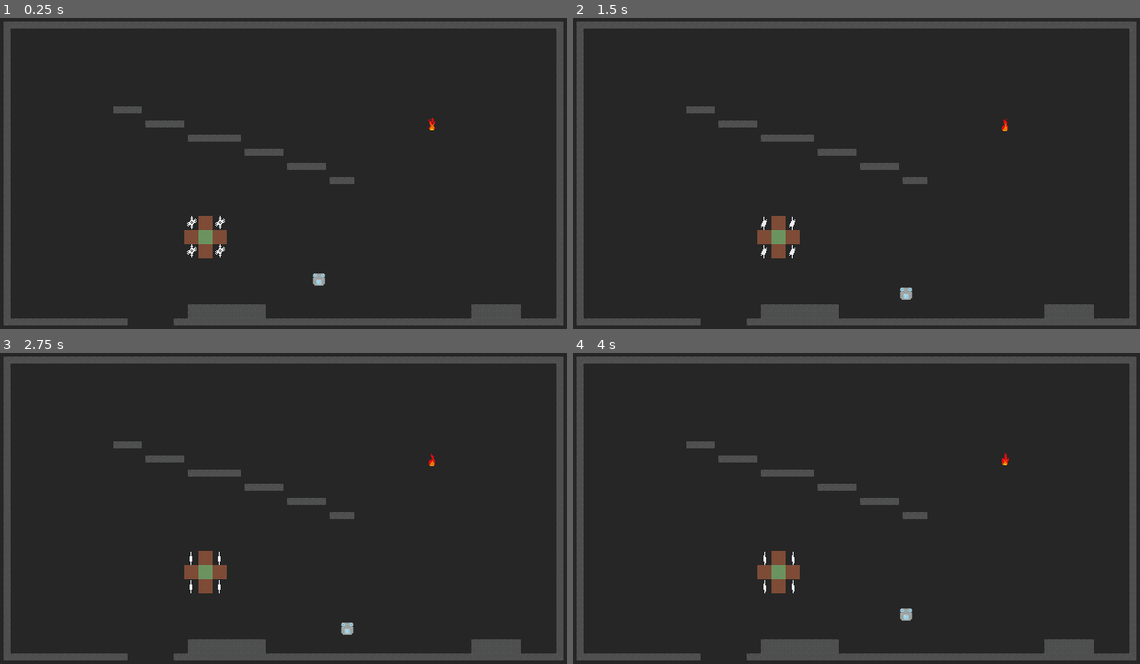
Above: before the commit, frames 1-4 (two rows, left to right).
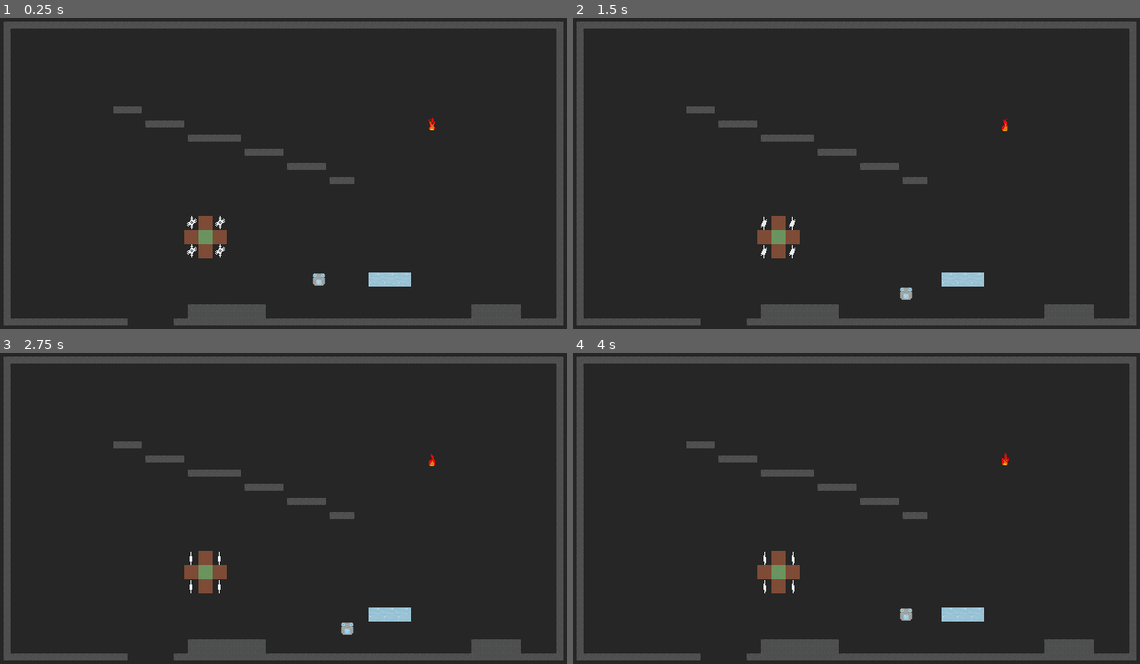
Above: after the commit, the same moments.

Repository: PhotonChaos/TemperatureBalance
Game: Godot game, scene res://main.tscn
The game is run twice, just before and just after one commit, with the same random seed, the same clock (stepped at 60 frames per second) and the same inputs.
Inputs:
- Up to frame 1 (0.25 s): no input
- Up to frame 2 (1.5 s): hold Right (move_right) 0.53-1.28 s; hold Down (move_down) from 1.28 s (still down)
- Up to frame 3 (2.75 s): release Down (move_down) at 2.03 s; hold Right (move_right) from 2.03 s (still down)
- Up to frame 4 (4 s): release Right (move_right) at 2.78 s; hold Up (move_up) 2.78-3.53 s; hold Left (move_left) from 3.53 s (still down)

The runs differ from the first frame. In frame 1, 0.3% of the frame differs, in the area x 65-73%, y 81-87%; in frame 2, 0.3%; in frame 3, 0.3%; in frame 4, 0.3%.

Commit message:
Added animated water tile to tileset, and to tile type enum

Diff:
--- a/Level.tscn
+++ b/Level.tscn
@@ -8,6 +8,7 @@
 [ext_resource type="TileSet" uid="uid://bmn3sy6b1w8dl" path="res://textures/level_player_tiles.tres" id="6_i544d"]
 [ext_resource type="Texture2D" uid="uid://bv1udgve7mtgl" path="res://textures/Flame-Sheet.png" id="7_xsd87"]
 [ext_resource type="Texture2D" uid="uid://bixwkbeij6sig" path="res://textures/Snowflake-Sheet.png" id="8_3e0fx"]
+[ext_resource type="Texture2D" uid="uid://c01k88snuy7p4" path="res://textures/Water-Sheet.png" id="9_sy8e0"]
 [ext_resource type="Texture2D" uid="uid://c640en3hfl6lm" path="res://textures/Tilesheet.png" id="10_3pwwc"]
 
 [sub_resource type="TileSetAtlasSource" id="TileSetAtlasSource_jp5p3"]
@@ -386,6 +387,7 @@
 0:0/0 = 0
 
 [sub_resource type="TileSetAtlasSource" id="TileSetAtlasSource_kwn1m"]
+resource_name = "Snowflake"
 texture = ExtResource("8_3e0fx")
 0:0/animation_columns = 11
 0:0/animation_frame_0/duration = 0.1
@@ -401,6 +403,13 @@
 0:0/animation_frame_10/duration = 0.1
 0:0/0 = 0
 
+[sub_resource type="TileSetAtlasSource" id="TileSetAtlasSource_hmml8"]
+resource_name = "Water"
+texture = ExtResource("9_sy8e0")
+0:0/animation_frame_0/duration = 0.5
+0:0/animation_frame_1/duration = 0.5
+0:0/0 = 0
+
 [sub_resource type="TileSet" id="TileSet_u78y0"]
 terrain_set_0/mode = 0
 terrain_set_0/terrain_0/name = "Walls"
@@ -411,13 +420,14 @@
 sources/4 = SubResource("TileSetAtlasSource_cxcdx")
 sources/5 = SubResource("TileSetAtlasSource_kwn1m")
 sources/0 = SubResource("TileSetAtlasSource_jp5p3")
+sources/6 = SubResource("TileSetAtlasSource_hmml8")
 
 [node name="Level" type="Node2D"]
 script = ExtResource("1_d7yu2")
 player_template = ExtResource("2_k4dkn")
 
 [node name="LevelLayer" type="TileMapLayer" parent="."]
-tile_map_data = PackedByteArray("AAAAAAAAAAAAAAEAAAAAAAEAAAA …(2400 unchanged characters)… AAAAAAAAPABAABQAAAAAAAAAeAAcABAAAAAAAAAA=")
+tile_map_data = PackedByteArray("AAAAAAAAAAAAAAEAAAAAAAEAAAA …(2400 unchanged characters)… AAAAAAAAPABAABQAAAAAAAAAeAAcABAAAAAAAAAAaABIABgAAAAAAAAAbABIABgAAAAAAAAAcABIABgAAAAAAAAA=")
 tile_set = SubResource("TileSet_u78y0")
 collision_enabled = false
 
--- a/scripts/level.gd
+++ b/scripts/level.gd
@@ -24,7 +24,8 @@
 	GRASS,
 	ICE,
 	FIRE,
-	SNOWFLAKE
+	SNOWFLAKE,
+	WATER
 }
 
 ## Helper Methods
Not shown: 1 places in Level.tscn that only renumber resources
Not shown, added: textures/Thermometer-Sheet.png.import
Not shown, added: textures/Water-Sheet.png.import
